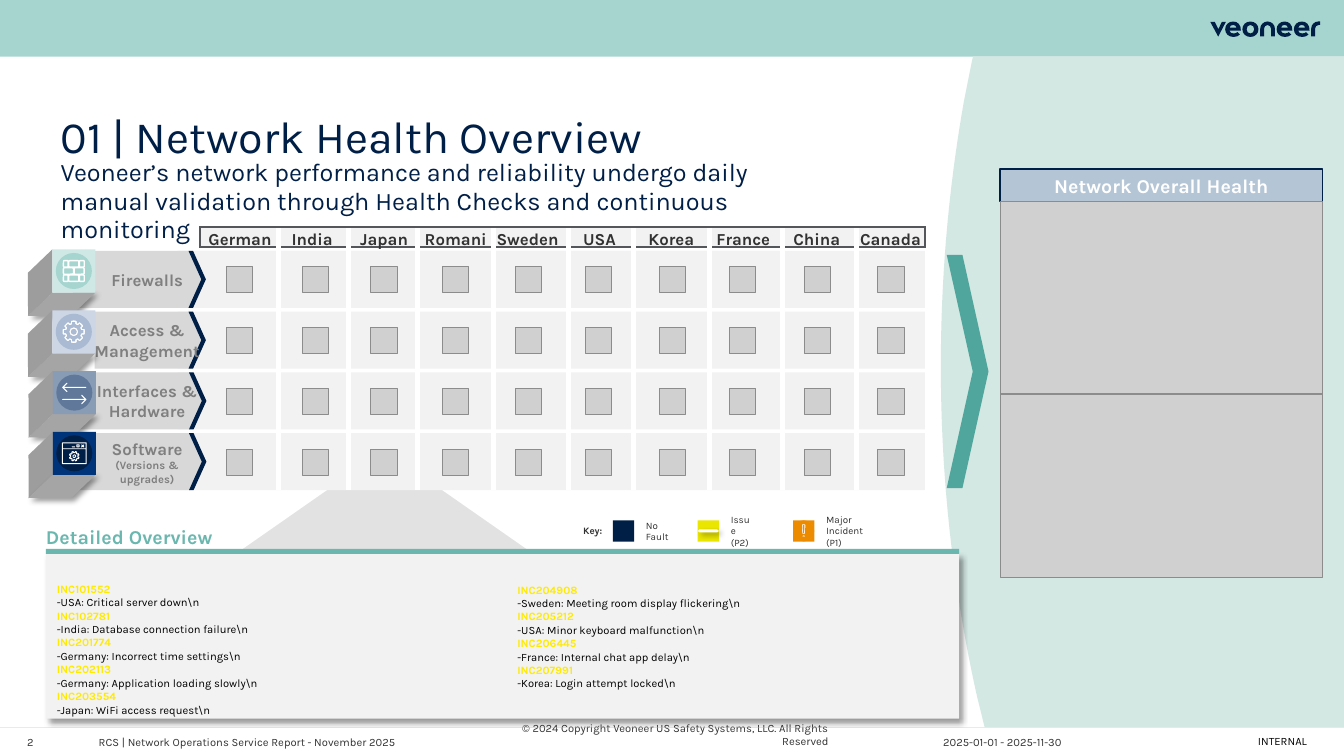
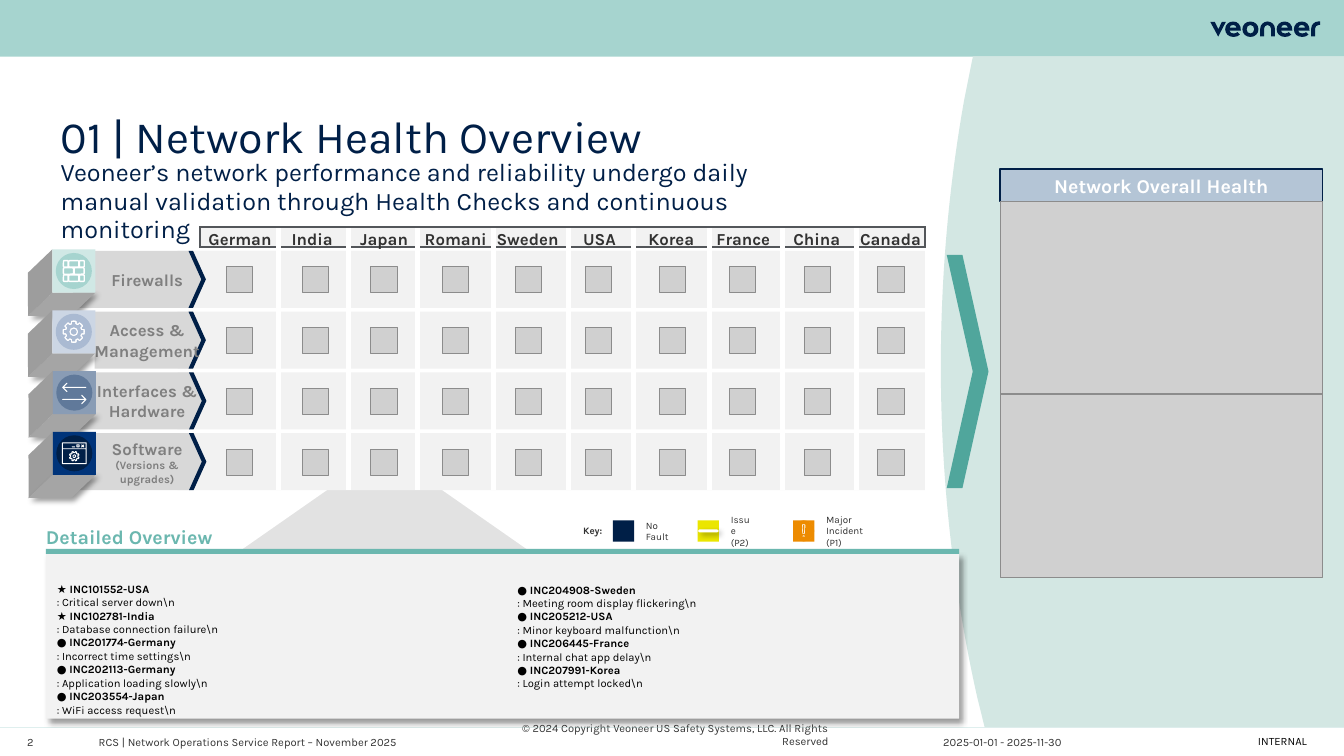
Before and after one commit to pedrogfaguiar-hub/SDM-Report-website, a slide deck: slide 2 of webroot/reports/populated_presentation.pptx. Drawn at 1344x756 pixels with LibreOffice and Linux fonts; fonts in the diff are those of the drawing; grey boxes stand for pictures; background and template pictures are left out. Boxes give left, top, right and bottom in pixels: in the first picture for what was removed or moved away, otherwise in the second. Text is boxed around its words. In the diff, an @@ line names an element or a change of style, - is before the commit and + after.

Commit message:
Update report: Veoneer Report - November 2026

```diff
--- a/webroot/reports/populated_presentation.pptx
+++ b/webroot/reports/populated_presentation.pptx
@@ text at <box>62,585,218,717</box>: text changed @@
-INC101552
--USA: Critical server down\n
-INC102781
--India: Database connection failure\n
-INC201774
--Germany: Incorrect time settings\n
-INC202113
--Germany: Application loading slowly\n
-INC203554
--Japan: WiFi access request\n
+★ INC101552-USA
+: Critical server down\n
+★ INC102781-India
+: Database connection failure\n
+● INC201774-Germany
+: Incorrect time settings\n
+● INC202113-Germany
+: Application loading slowly\n
+● INC203554-Japan
+: WiFi access request\n
@@ text at <box>523,586,696,690</box>: text changed @@
-INC204908
--Sweden: Meeting room display flickering\n
-INC205212
--USA: Minor keyboard malfunction\n
-INC206445
--France: Internal chat app delay\n
-INC207991
--Korea: Login attempt locked\n
+● INC204908-Sweden
+: Meeting room display flickering\n
+● INC205212-USA
+: Minor keyboard malfunction\n
+● INC206445-France
+: Internal chat app delay\n
+● INC207991-Korea
+: Login attempt locked\n
@@ text at <box>99,738,396,749</box>: text changed @@
-RCS | Network Operations Service Report - November 2025
+RCS | Network Operations Service Report – November 2025
```
Also in this commit, not shown: 7 other slides changed, 35 other files.
